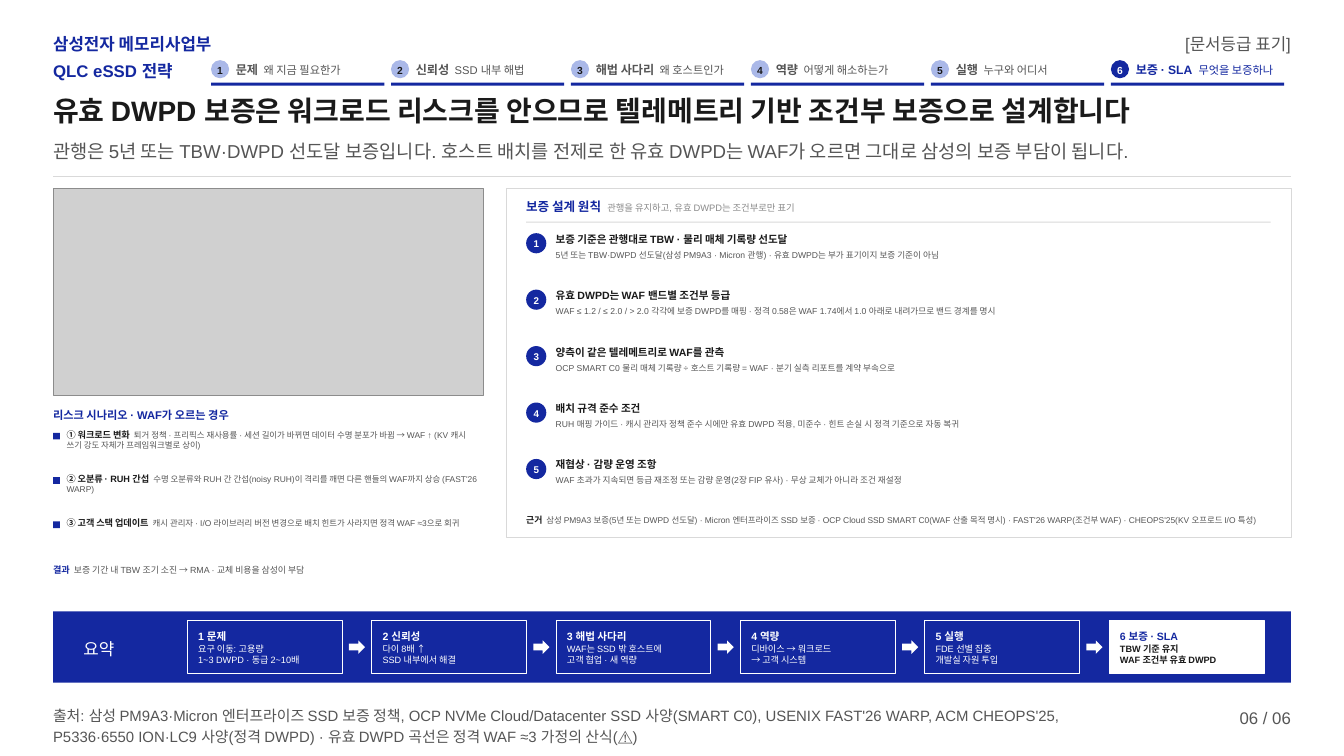
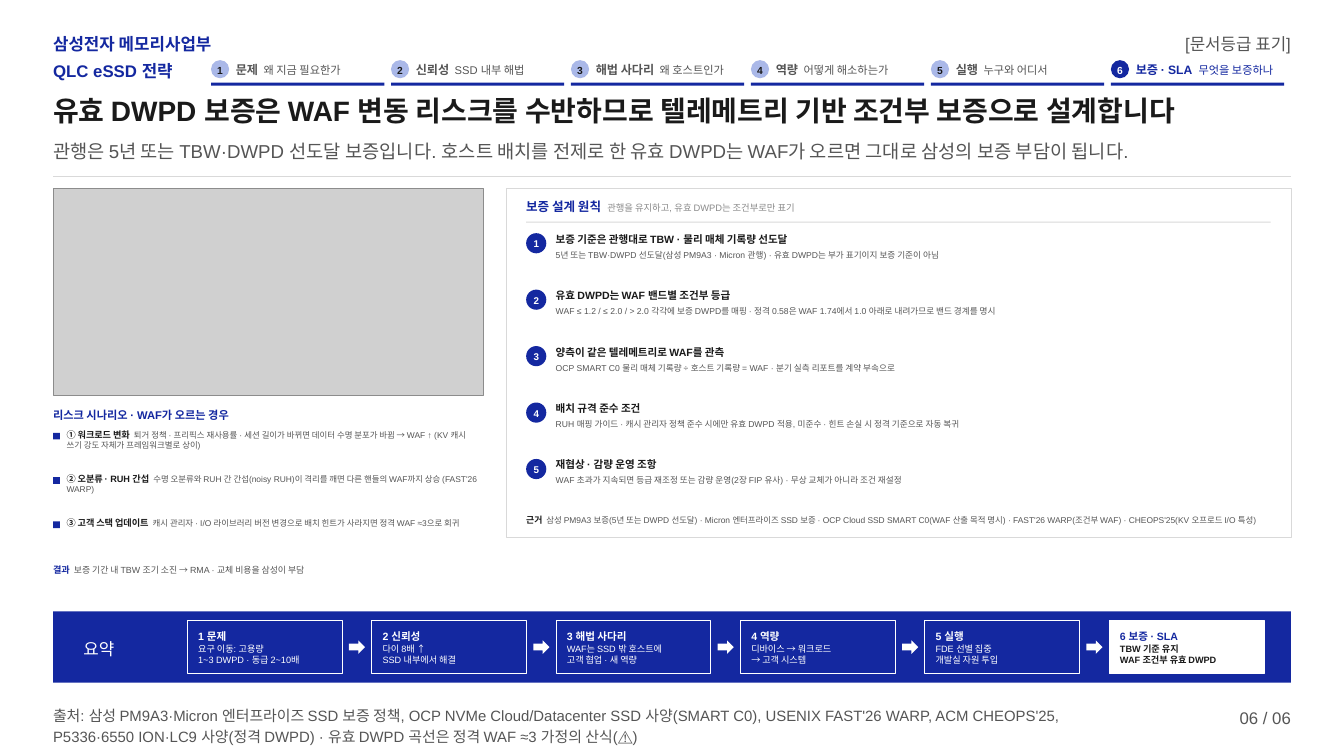
Before and after one commit to k31001/action-learning, a slide deck: slide 6 of outputs/presentation/qlc-ssd-strategy.pptx. Drawn at 1344x756 pixels with LibreOffice and Linux fonts; fonts in the diff are those of the drawing; grey boxes stand for pictures. Boxes give left, top, right and bottom in pixels: in the first picture for what was removed or moved away, otherwise in the second. Text is boxed around its words. In the diff, an @@ line names an element or a change of style, - is before the commit and + after.

```diff
--- a/outputs/presentation/qlc-ssd-strategy.pptx
+++ b/outputs/presentation/qlc-ssd-strategy.pptx
@@ text at [53, 97, 1175, 124]: text changed @@
-유효 DWPD 보증은 워크로드 리스크를 안으므로 텔레메트리 기반 조건부 보증으로 설계합니다
+유효 DWPD 보증은 WAF 변동 리스크를 수반하므로 텔레메트리 기반 조건부 보증으로 설계합니다
```
Also in this commit, not shown: 5 other slides changed, 12 other files.
